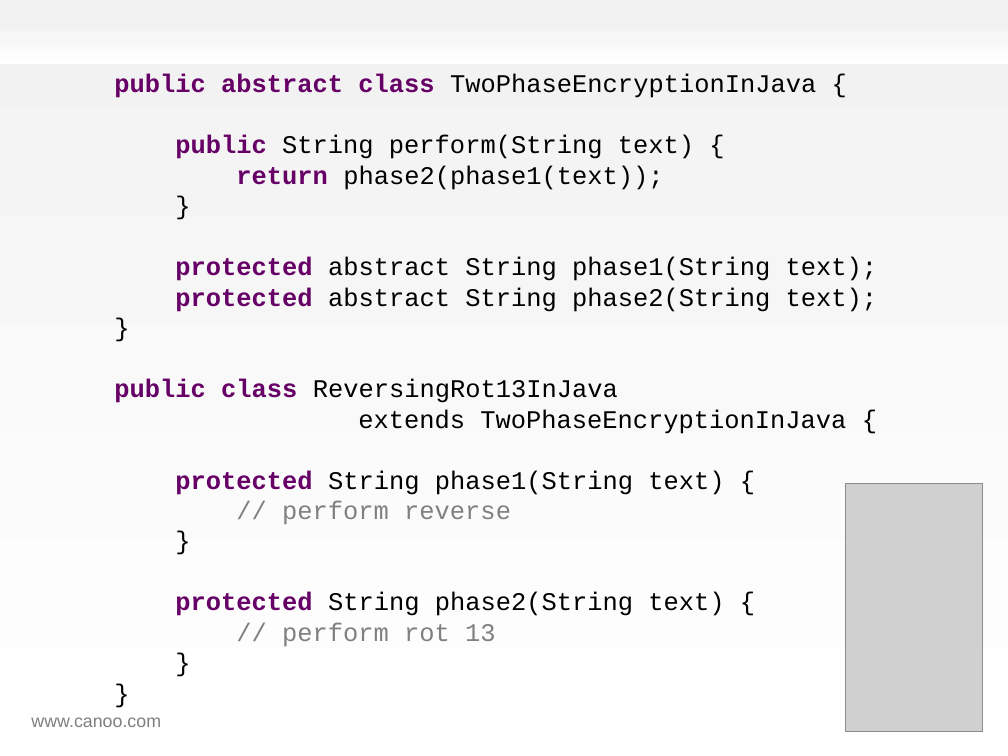
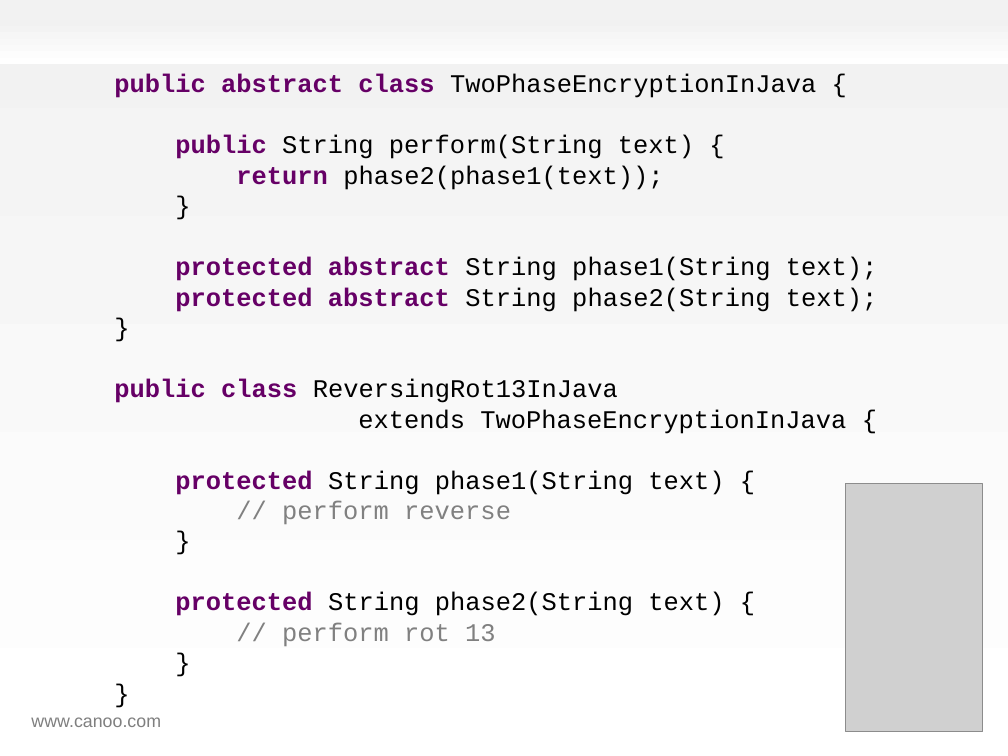
Before and after one commit to HamletDRC/presentations, a slide deck: slide 113 of effectivegroovy/effectivegroovy_gr82011.odp. Drawn at 1008x756 pixels with LibreOffice and Linux fonts; fonts in the diff are those of the drawing; grey boxes stand for pictures; background and template pictures are left out. Boxes give left, top, right and bottom in pixels: in the first picture for what was removed or moved away, otherwise in the second. Text is boxed around its words. In the diff, an @@ line names an element or a change of style, - is before the commit and + after.

```diff
--- a/effectivegroovy/effectivegroovy_gr82011.odp
+++ b/effectivegroovy/effectivegroovy_gr82011.odp
@@ text "public abstract class TwoPhaseEncryptionInJava { ..." at box(114, 73, 878, 646): text colour #000000 to #660066, bold on in "abstract abstract" @@
```
Also in this commit, not shown: 2 other slides changed.
